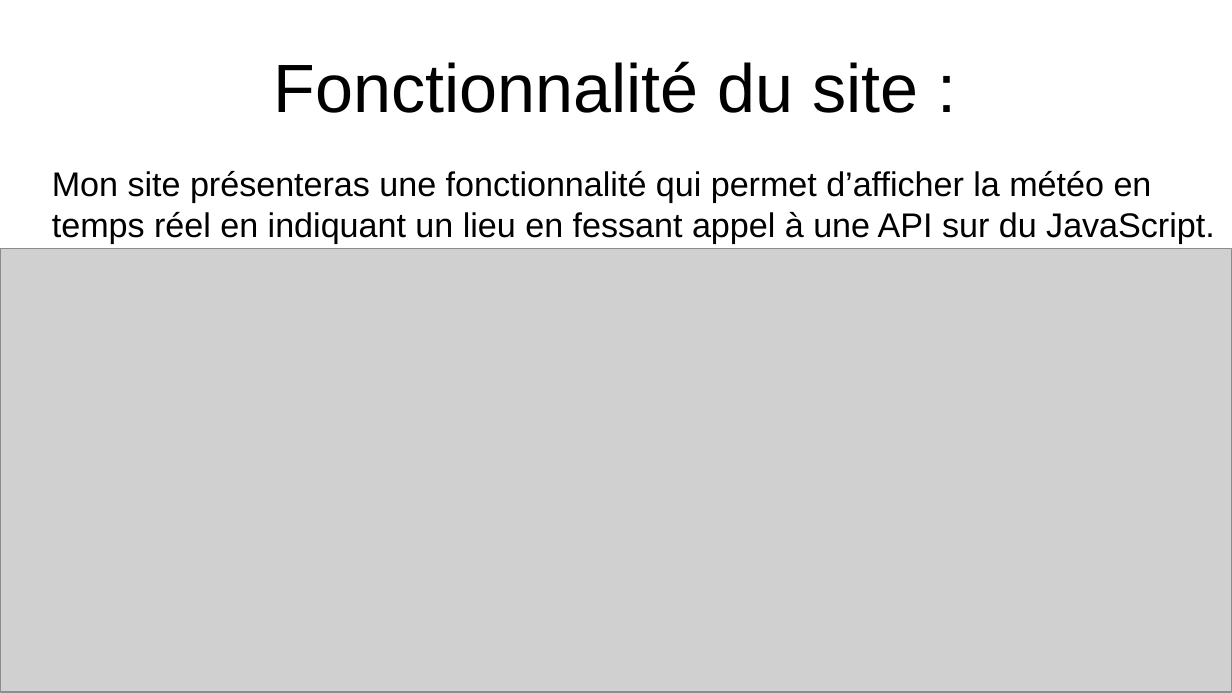
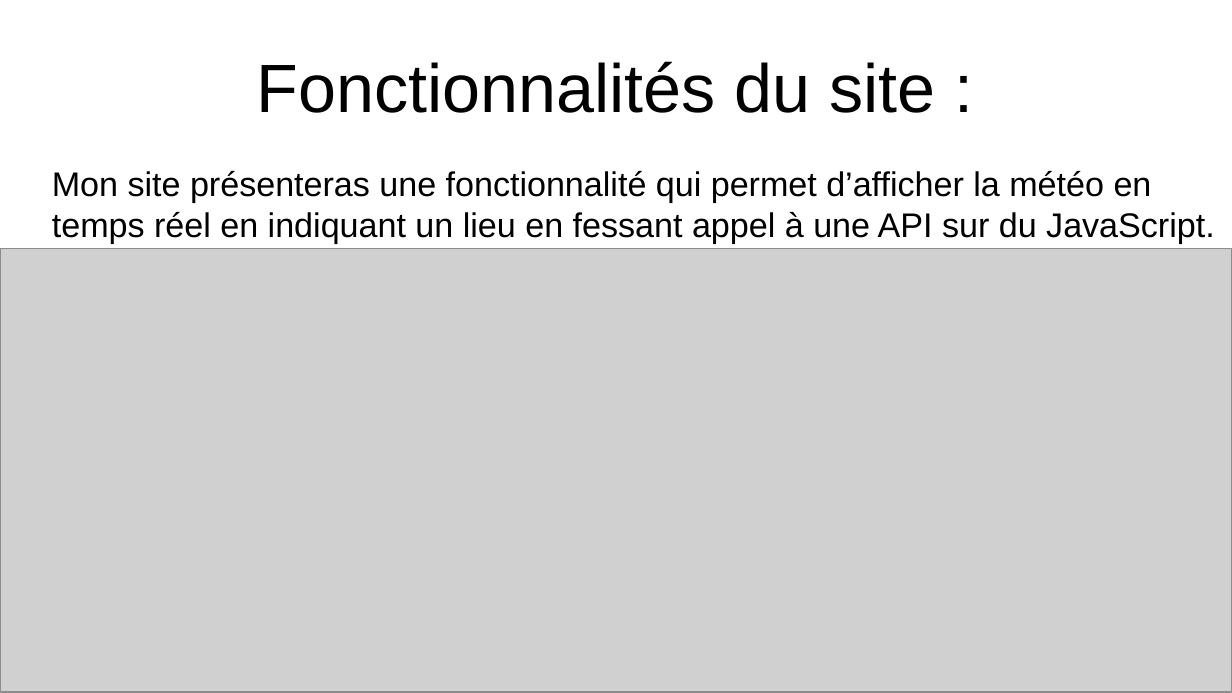
Before and after one commit to Max50603/PROJET--FINAL, a slide deck: slide 15 of PROJET/PROJET FINALE POWERPOINT.odp. Drawn at 1232x693 pixels with LibreOffice and Linux fonts; fonts in the diff are those of the drawing; grey boxes stand for pictures. Boxes give left, top, right and bottom in pixels: in the first picture for what was removed or moved away, otherwise in the second. Text is boxed around its words. In the diff, an @@ line names an element or a change of style, - is before the commit and + after.

```diff
--- a/PROJET/PROJET FINALE POWERPOINT.odp
+++ b/PROJET/PROJET FINALE POWERPOINT.odp
@@ title at box(257, 61, 936, 113): text changed @@
-Fonctionnalité du site :
+Fonctionnalités du site :
```
Also in this commit, not shown: 1 other slide changed, 1 other file.
